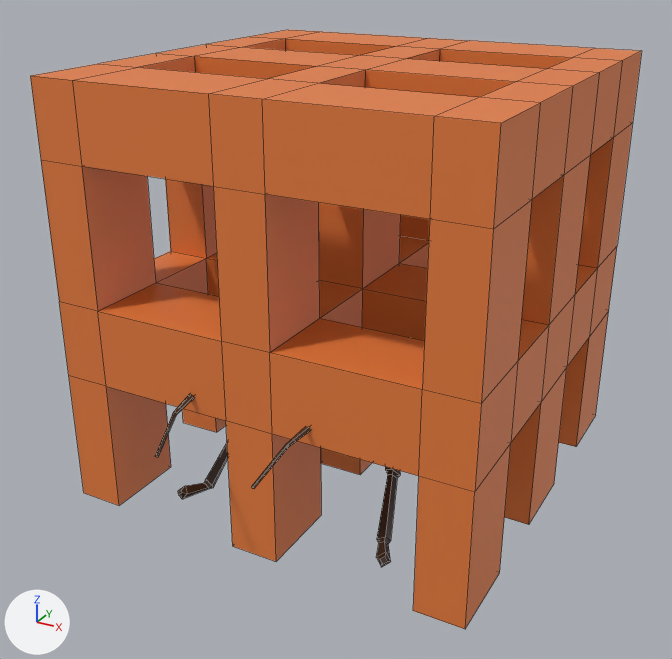
One commit to the Blender file art/assets.blend: the scene before it, then after it.
The view is the same before and after, from a 50 mm camera at (0.978, -1.901, 1.288) aimed at (0.003, -0.128, 0.402). Arrows for +X, +Y and +Z are at lower left; the lights stay in place. The first picture is the older version. Mesh edges are drawn as thin lines.

Names of what the first picture shows: 'Cube.002', 'ant_original'.
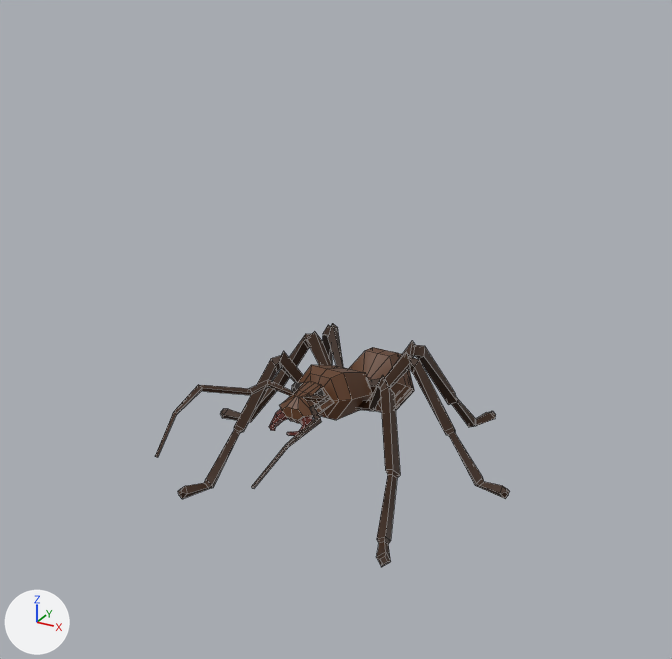
Diff of the bpy script that builds the scene:
```diff
--- a/art/assets.blend.py
+++ b/art/assets.blend.py
@@ ob_cube_002 @@
 ob_cube_002.location = (0.0, 0.0, 0.0)
+ob_cube_002.hide_set(True)  # its collection is switched off
```

Where the change shows, as pixel boxes [x1, y1, x2, y2] in the pictures (672 x 659 px):
'Cube.002', hidden (orange)
    before: [30, 30, 642, 629]
'ant_original', unchanged, uncovered by the edit
    before: [155, 394, 400, 567]
    after: [155, 323, 510, 567]
